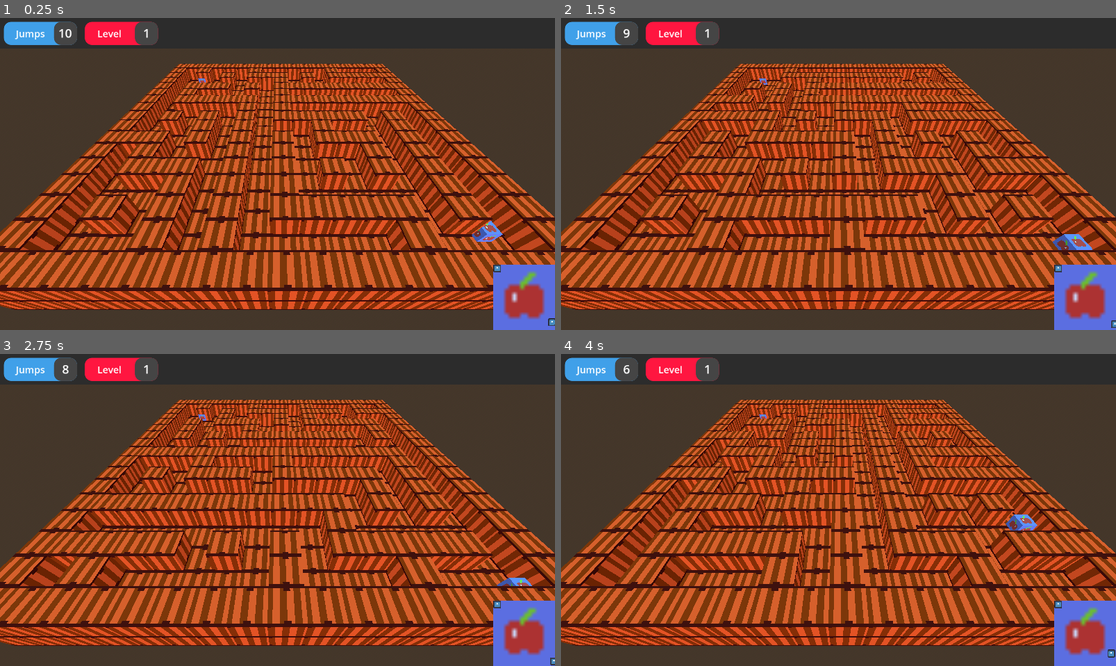
Above: before the commit, frames 1-4 (two rows, left to right).
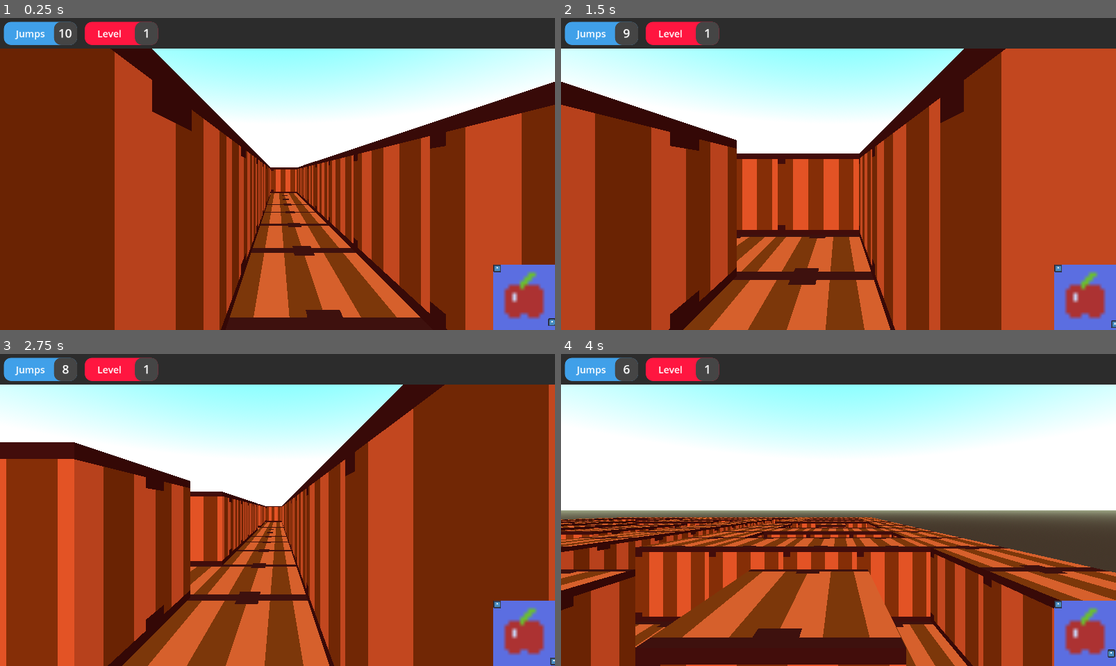
Above: after the commit, the same moments.

Repository: MihinMUD/mazin-time
Game: Godot game, scene res://level.tscn
Same seed, same stepped clock (60 frames per second), same inputs: the game is played once before the commit and once after it. The engine's default icon, where the game draws it, is replaced by a stand-in: a white triangle on a blue panel in a dark square.
Inputs:
- Up to frame 1 (0.25 s): no input
- Up to frame 2 (1.5 s): tap Enter (ui_accept) at 0.5, 0.77 s; hold D (right) 0.53-1.28 s; hold S (down) from 1.28 s (still down)
- Up to frame 3 (2.75 s): tap Enter (ui_accept) at 1.52, 2 s; release S (down) at 2.03 s; hold D (right) from 2.03 s (still down)
- Up to frame 4 (4 s): tap Enter (ui_accept) at 2.75, 3.02, 3.77 s; release D (right) at 2.78 s; hold W (up) 2.78-3.53 s; hold A (left) from 3.53 s (still down)

The runs differ from the first frame. In frame 1, 74% of the frame differs, in the area x 0-100%, y 9-100%; in frame 2, 75%; in frame 3, 73%; in frame 4, 76%.

Commit message:
Small code cleanup

Diff:
--- a/level.tscn
+++ b/level.tscn
@@ -250,7 +250,6 @@
 
 [node name="Camera3D" type="Camera3D" parent="."]
 transform = Transform3D(1, -8.74228e-08, 8.74227e-08, 7.10543e-15, 0.707107, 0.707107, -1.23634e-07, -0.707107, 0.707107, 33, 26, 74)
-current = true
 
 [connection signal="scored" from="." to="grid" method="_on_node_3d_scored"]
 [connection signal="jumped" from="player" to="." method="_on_player_jumped"]
--- a/src/grid.gd
+++ b/src/grid.gd
@@ -53,6 +53,7 @@
 				maze[x][y + 1] = SPACE
 				if maze[x - 1][y] == WALL and maze[x][y - 1] == WALL:
 					maze[x - 1][y] = SPACE
+					maze[x + 1][y] = SPACE
 	# Loop through the first and last rows
 	for x in range(width):
 		maze[x][0] = WALL
